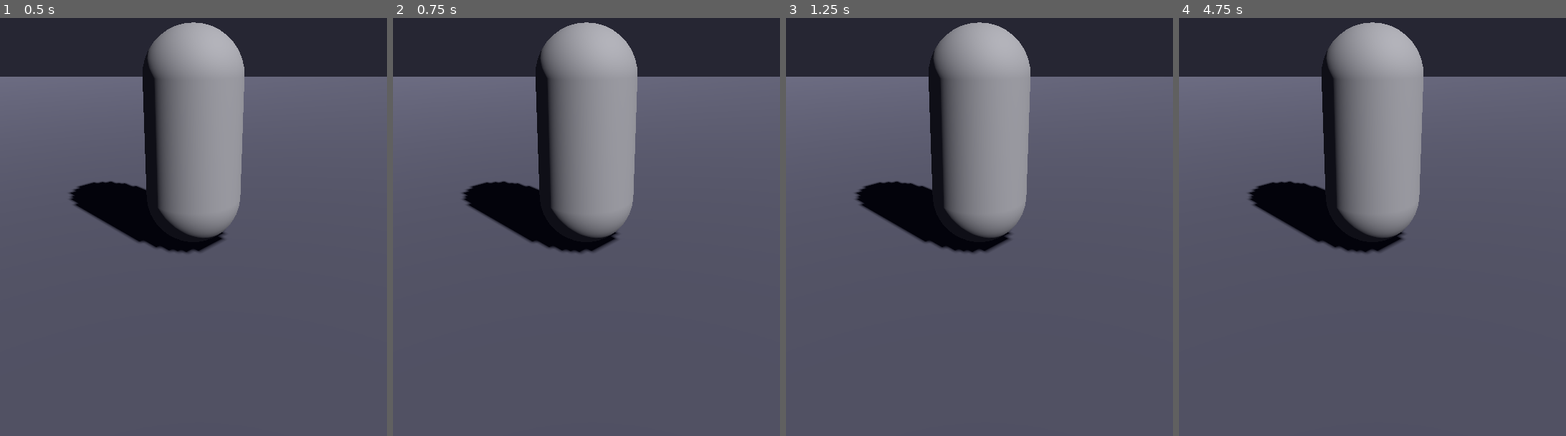
Above: before the commit, frames 1-4 (left to right).
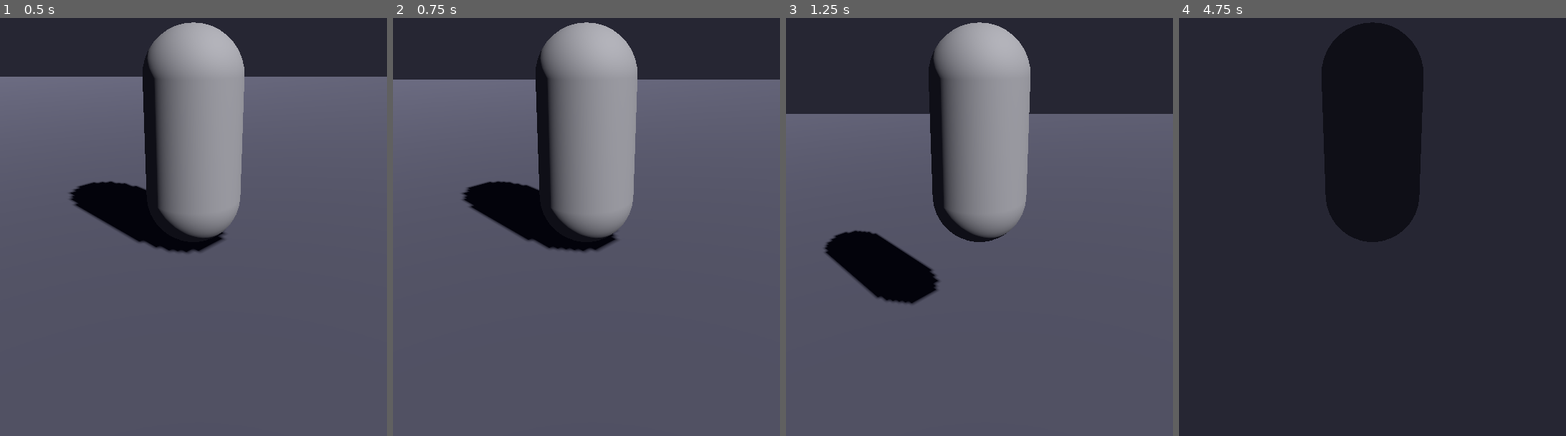
Above: after the commit, the same moments.

Repository: Aurelhopedro/AxevCrime
Game: Godot game, scene res://scenes/main.tscn
The game is run twice, just before and just after one commit, with the same random seed, the same clock (stepped at 60 frames per second) and the same inputs.
Inputs:
- Up to frame 1 (0.5 s): no input
- Up to frame 2 (0.75 s): hold W (move_forward, bound only after the commit) from 0.53 s (still down); hold Shift (run, bound only after the commit) from 0.53 s (still down)
- Up to frame 3 (1.25 s): keep holding W (move_forward, bound only after the commit); keep holding Shift (run, bound only after the commit); tap Space (jump, bound only after the commit) at 0.77, 0.8, 1.07 s
- Up to frame 4 (4.75 s): keep holding W (move_forward, bound only after the commit); release Shift (run, bound only after the commit) at 1.28 s; tap Space (jump, bound only after the commit) at 1.35, 1.52, 1.82, 2.3, 3.02, 3.32, 3.6, 3.77, 4.07, 4.52 s; tap Shift (run, bound only after the commit) at 1.55, 2.85, 4.35 s; hold Shift (run, bound only after the commit) 2.03-2.78 s; tap Enter at 4.25 s

Frame 1 is identical in both runs. In frame 2, 0.6% of the frame differs, in the area x 0-100%, y 14-57%; in frame 3, 12%; in frame 4, 87%, in the area x 0-100%, y 1-100%.

Commit message:
fix: add input action mappings required by player_controller.gd

Diff:
--- a/project.godot
+++ b/project.godot
@@ -27,6 +27,39 @@
 
 scene/scene_in_foreground=true
 
+[input]
+
+move_forward={
+"deadzone": 0.2,
+"events": [Object(InputEventKey,"resource_local_to_scene":false,"resource_name":"","device":-1,"window_id":0,"alt_pressed":false,"shift_pressed":false,"ctrl_pressed":false,"meta_pressed":false,"pressed":false,"keycode":0,"physical_keycode":87,"key_label":0,"unicode":119,"location":0,"echo":false,"script":null)
+]
+}
+move_back={
+"deadzone": 0.2,
+"events": [Object(InputEventKey,"resource_local_to_scene":false,"resource_name":"","device":-1,"window_id":0,"alt_pressed":false,"shift_pressed":false,"ctrl_pressed":false,"meta_pressed":false,"pressed":false,"keycode":0,"physical_keycode":83,"key_label":0,"unicode":115,"location":0,"echo":false,"script":null)
+]
+}
+move_left={
+"deadzone": 0.2,
+"events": [Object(InputEventKey,"resource_local_to_scene":false,"resource_name":"","device":-1,"window_id":0,"alt_pressed":false,"shift_pressed":false,"ctrl_pressed":false,"meta_pressed":false,"pressed":false,"keycode":0,"physical_keycode":65,"key_label":0,"unicode":97,"location":0,"echo":false,"script":null)
+]
+}
+move_right={
+"deadzone": 0.2,
+"events": [Object(InputEventKey,"resource_local_to_scene":false,"resource_name":"","device":-1,"window_id":0,"alt_pressed":false,"shift_pressed":false,"ctrl_pressed":false,"meta_pressed":false,"pressed":false,"keycode":0,"physical_keycode":68,"key_label":0,"unicode":100,"location":0,"echo":false,"script":null)
+]
+}
+jump={
+"deadzone": 0.5,
+"events": [Object(InputEventKey,"resource_local_to_scene":false,"resource_name":"","device":-1,"window_id":0,"alt_pressed":false,"shift_pressed":false,"ctrl_pressed":false,"meta_pressed":false,"pressed":false,"keycode":0,"physical_keycode":32,"key_label":0,"unicode":32,"location":0,"echo":false,"script":null)
+]
+}
+run={
+"deadzone": 0.5,
+"events": [Object(InputEventKey,"resource_local_to_scene":false,"resource_name":"","device":-1,"window_id":0,"alt_pressed":false,"shift_pressed":false,"ctrl_pressed":false,"meta_pressed":false,"pressed":false,"keycode":0,"physical_keycode":4194325,"key_label":0,"unicode":0,"location":0,"echo":false,"script":null)
+]
+}
+
 [physics]
 
 common/physics_ticks_per_second=60
